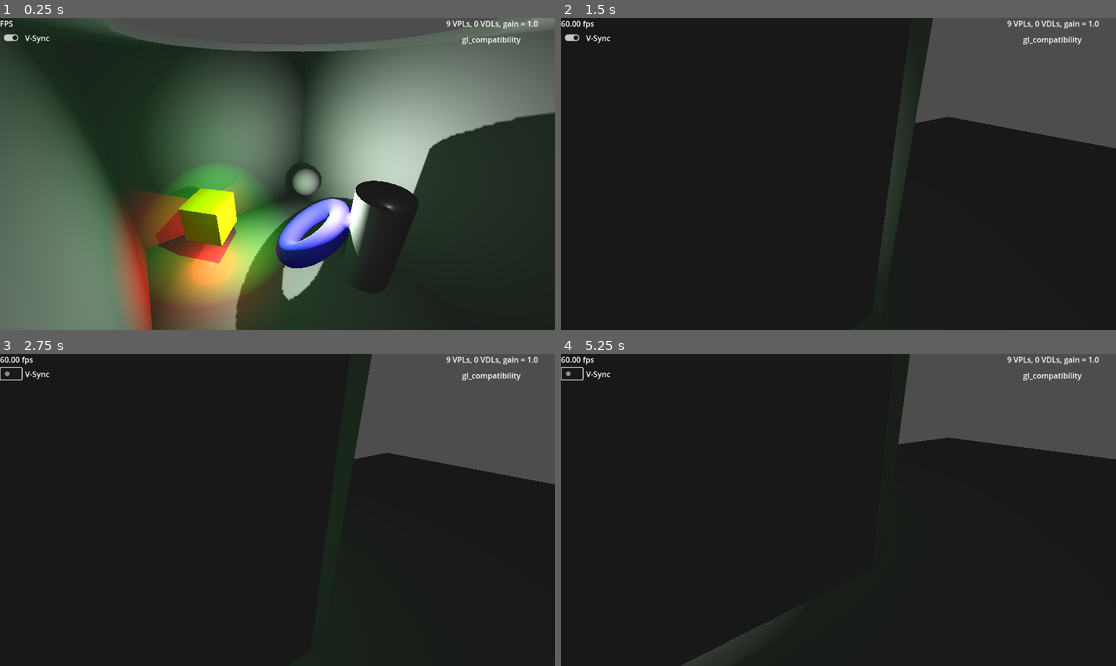
Above: before the commit, frames 1-4 (two rows, left to right).
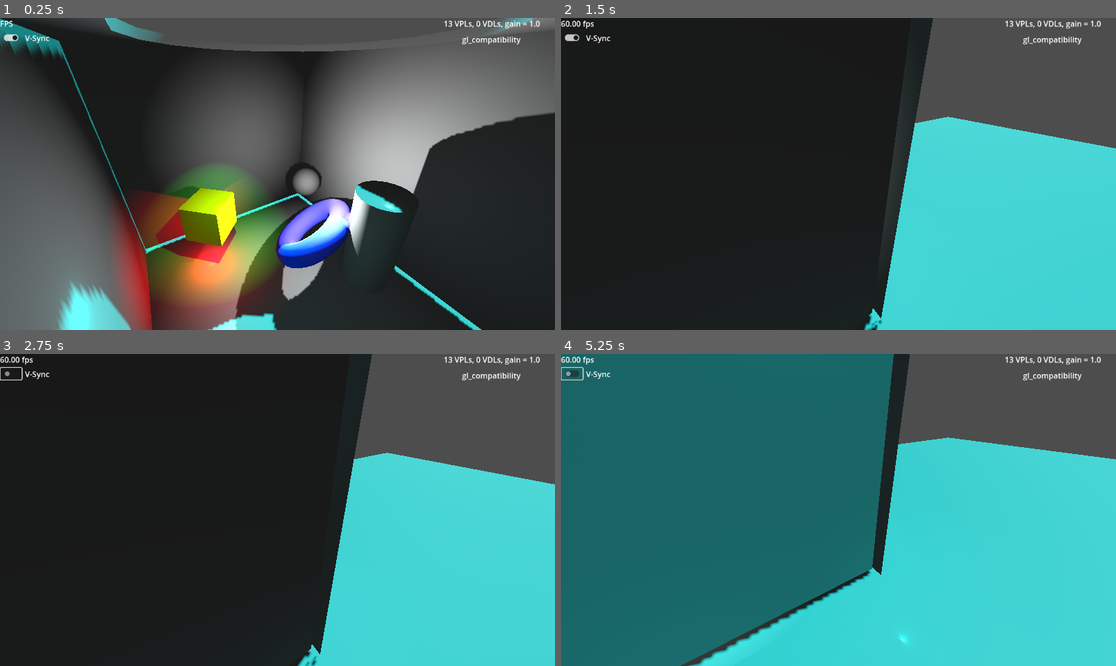
Above: after the commit, the same moments.

Repository: GregPickering/O1S_FauxGI
Game: Godot game, scene res://Scenes/scene_3d.tscn
Same seed, same stepped clock (60 frames per second), same inputs: the game is played once before the commit and once after it.
Inputs (mouse positions are in pixels of both pictures, inside the frame that each line leads up to):
- Up to frame 1 (0.25 s): no input
- Up to frame 2 (1.5 s): tap Enter at 0.5 s; move the mouse to (960, 158) at 0.52 s; hold D 0.53-1.25 s; tap Q at 0.6 s; click (960, 158) at 0.67 s; drag from (727, 189) to (810, 236) at 1.27 s
- Up to frame 3 (2.75 s): click (11, 372) at 2 s
- Up to frame 4 (5.25 s): move the mouse to (894, 441) at 2.77 s; hold D 2.78-3.5 s; tap Q at 2.85, 4.35 s; drag from (810, 572) to (672, 463) at 3.52 s; move the mouse to (1005, 556) at 4.27 s; hold A 4.28-5 s; drag from (672, 463) to (755, 432) at 5.02 s

The runs differ from the first frame. In frame 1, 19% of the frame differs, in the area x 0-100%, y 0-100%; in frame 2, 26%; in frame 3, 26%; in frame 4, 87%.

Commit message:
Added directional light oversampling
Directional light VPLs now do oversampling.

Diff:
--- a/O1S_FauxGI/faux_gi.gd
+++ b/O1S_FauxGI/faux_gi.gd
@@ -80,9 +80,11 @@
 @export var directional_proximity : float = 5.0
 ## Max distance to check for directional light being intercepted
 @export var thickness : float = 10.0
+## Move the (average) contact point
+@export var shift_contact : float = 0.0
 enum DirCastPlane { NONE, X, Y, Z, ADAPT }
 ## Cast all directional sample points into a plane
-@export var cast_plane : DirCastPlane = DirCastPlane.ADAPT
+@export var cast_plane : DirCastPlane = DirCastPlane.Y
 
 # original light sources in the scene
 var light_sources : Array[ Light3D ] = []
@@ -158,7 +160,8 @@
 		if light_dir_grid:
 			for lg in light_dir_grid:
 				if lg:
-					preVPLs.push_back( lg )
+					if lg[ ray_storage.energy ] > 0.0:
+						preVPLs.push_back( lg )
 		# Do we need a second pass to filter out the top N VPLs?
 		if preVPLs.size() > max_points:
 			# sort most to least energetic
@@ -259,7 +262,7 @@
 			raycast_misses.push_back( to_local( to ) )
 	return res_ray
 
-func process_ray( from : Vector3, to : Vector3 ) -> Dictionary:
+func process_single_ray( from : Vector3, to : Vector3 ) -> Dictionary:
 	#
 	var res_light : Dictionary
 	var res_ray := raycast( from, to )
@@ -274,11 +277,11 @@
 					* absf( res_ray.normal.dot( from.direction_to( to ) ) )
 	return res_light
 
-func process_rays( from : Vector3, rays : Array[ Vector3 ] ) -> Dictionary:
+func process_rays_average( from : Vector3, rays : PackedVector3Array ) -> Dictionary:
 	var avg_ray_res : Dictionary
 	var sum_energy : float = 0.0
 	for ray in rays:
-		var ray_res := process_ray( from, from + ray )
+		var ray_res := process_single_ray( from, from + ray)
 		if ray_res:
 			# weight by energy
 			var e = ray_res[ ray_storage.energy ]
@@ -302,10 +305,29 @@
 		avg_ray_res[ ray_storage.energy ] = sum_energy / rays.size()
 	return avg_ray_res
 
+func raycast_average( rays_from_to : PackedVector3Array ) -> Dictionary:
+	var avg_ray_res : Dictionary
+	var hits : int = 0
+	for ray_idx in range( 0, rays_from_to.size(), 2 ):
+		var res_ray := raycast( rays_from_to[ ray_idx ], rays_from_to[ ray_idx + 1 ] )
+		if res_ray:
+			hits += 1
+			if avg_ray_res:
+				avg_ray_res[ ray_storage.pos ] += res_ray.position
+				avg_ray_res[ ray_storage.norm ] += res_ray.normal
+			else:
+				avg_ray_res[ ray_storage.pos ] = res_ray.position
+				avg_ray_res[ ray_storage.norm ] = res_ray.normal
+	if avg_ray_res:
+		avg_ray_res[ ray_storage.energy ] = 2.0 * hits / rays_from_to.size()
+		avg_ray_res[ ray_storage.pos ] /= hits
+		avg_ray_res[ ray_storage.norm ] /= hits
+	return avg_ray_res
+
 func jitter_ray_angle(	ray : Vector3, N : int, deg : float,
-						true_rnd : bool = real_random_jitter ) -> Array[ Vector3 ]:
+						true_rnd : bool = real_random_jitter ) -> PackedVector3Array:
 	# always start with the original?
-	var rays : Array[ Vector3 ] = [] # [ ray ]
+	var rays : PackedVector3Array = [] # [ ray ]
 	# now add others
 	if N > 0:
 		var length : float = -ray.length()
@@ -323,12 +345,11 @@
 func process_rays_angle( from : Vector3, to : Vector3, N : int, deg : float ) -> Dictionary:
 	if N > 0:
 		var rays := jitter_ray_angle( to - from, N, deg )
-		return process_rays( from, rays )
+		return process_rays_average( from, rays )
 	else:
 		return process_ray_dummy( from, to, 0.5 )
 
 # Do I want cascaded exponential filtering?
-
 func update_light_data( light : Light3D, idx : int, data : Dictionary, modulate : float ):
 	if light and data:
 		# scale in the actual light energy here
@@ -377,7 +398,7 @@
 		active_VDLs += 1
 	else:
 		e /= dir_NxN * dir_NxN
-		var offset : float = (dir_NxN - 1.0) * 0.5
+		var offset : float = (dir_NxN - 1.0) * 0.5 + 0.5
 		var center : Vector3 = _camera.global_position - _camera.global_basis.z * directional_proximity * 0.35
 		var sample_basis := Basis()
 		match cast_plane:
@@ -395,21 +416,27 @@
 		var stride_j = sample_basis * Vector3( +0.7071, 0, +0.7071 ) * stride
 		var idx : int = 0
 		for j in dir_NxN:
-			var pt_row : Vector3 = center + (j - offset) * stride_j
 			for i in dir_NxN:
-				var pt : Vector3 = pt_row + (i - offset) * stride_i
-				var res_ray := raycast( pt - light_dir, pt + light_dir )
+				var rays_from_to : PackedVector3Array = []
+				for samp in oversample:
+					var ij : Vector2 = qrnd_distrib( samp ) + Vector2( i - offset, j - offset )
+					var pt : Vector3 = center + stride_i * ij.x + stride_j * ij.y
+					rays_from_to.push_back( pt - light_dir )
+					rays_from_to.push_back( pt + light_dir )
+				var res_ray := raycast_average( rays_from_to )
 				if res_ray:
-					if res_ray.normal.dot( res_ray.position - _camera.global_position ) < 0.0:
-						var vpl : Dictionary = {}
-						vpl[ ray_storage.color ] = light.light_color
-						vpl[ ray_storage.pos ] = res_ray.position
-						vpl[ ray_storage.rad ] = directional_proximity # 2 * stride
-						vpl[ ray_storage.energy ] = e * 10
-						if light_dir_grid[ idx ]:
-							light_dir_grid[ idx ] = vpl
-						else:
-							light_dir_grid[ idx ] = vpl
+					var norm : Vector3 = res_ray[ ray_storage.norm ]
+					if norm.dot( light.global_basis.z ) > 0.0:
+						#if norm.dot( res_ray[ ray_storage.pos ] - _camera.global_position ) < 0.0:
+						res_ray[ ray_storage.color ] = light.light_color
+						res_ray[ ray_storage.energy ] = e
+						res_ray[ ray_storage.rad ] = directional_proximity
+						res_ray[ ray_storage.pos ] += light.global_basis.z * shift_contact
+						light_dir_grid[ idx ] = res_ray
+					else:
+						# there was a raycast hit, but we don't want the result
+						res_ray[ ray_storage.energy ] = 0
+						light_dir_grid[ idx ] = res_ray
 				idx += 1
 
 func process_spot( light : Light3D ):
--- a/Scenes/scene_3d.tscn
+++ b/Scenes/scene_3d.tscn
@@ -22,6 +22,7 @@
 
 [node name="FauxGI" parent="." instance=ExtResource("1_q5cge")]
 bounce_gain = 1.0
+dir_NxN = 2
 
 [node name="WorldEnvironment" type="WorldEnvironment" parent="."]
 environment = SubResource("Environment_q5cge")
@@ -75,7 +76,7 @@
 size = Vector3(15.4212, 0.1, 36.4354)
 
 [node name="SpinSpot" type="Node3D" parent="."]
-transform = Transform3D(0.960788, 0, -0.277283, 0, 1, 0, 0.277283, 0, 0.960788, 0, 0, 0)
+transform = Transform3D(-0.988138, 0, -0.153568, 0, 1, 0, 0.153568, 0, -0.988138, 0, 0, 0)
 script = ExtResource("3_ok1gl")
 
 [node name="SpotLight3D" type="SpotLight3D" parent="SpinSpot"]
@@ -92,13 +93,12 @@
 shadow_enabled = true
 
 [node name="SpinDir" type="Node3D" parent="."]
-transform = Transform3D(-0.962606, 0, -0.270906, 0, 1, 0, 0.270906, 0, -0.962606, 0, 0, 0)
+transform = Transform3D(-0.580913, 0, -0.813965, 0, 1, 0, 0.813965, 0, -0.580913, 0, 0, 0)
 script = ExtResource("3_ok1gl")
 speed = -0.25
 
 [node name="DirectionalLight3D" type="DirectionalLight3D" parent="SpinDir"]
 transform = Transform3D(0.982008, -0.188398, 0.0128751, 0.0752052, 0.452719, 0.888476, -0.173216, -0.871523, 0.458742, 0, 2, 0)
-visible = false
 light_color = Color(0.266667, 1, 1, 1)
 shadow_enabled = true
 directional_shadow_mode = 0
